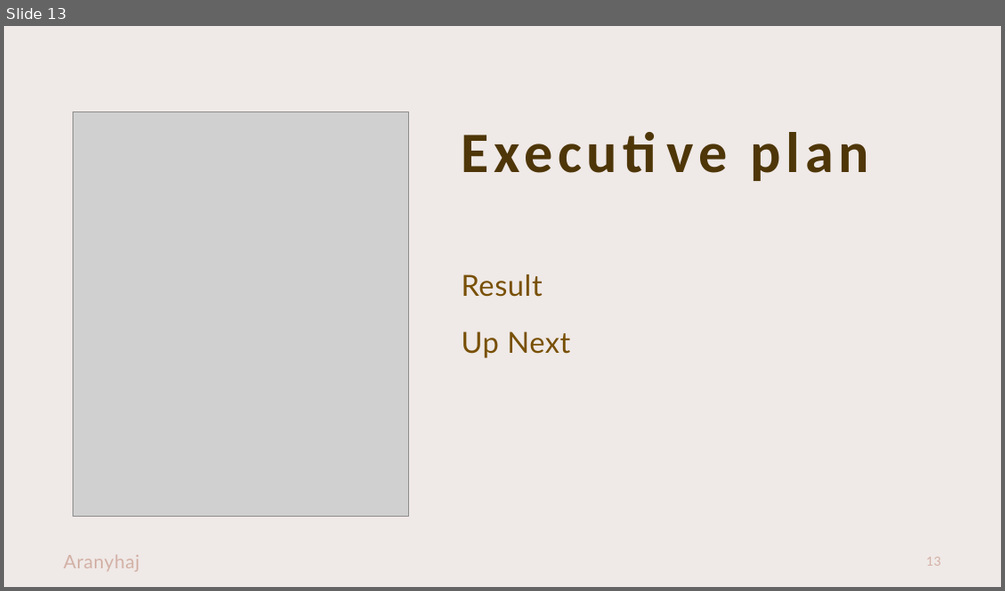
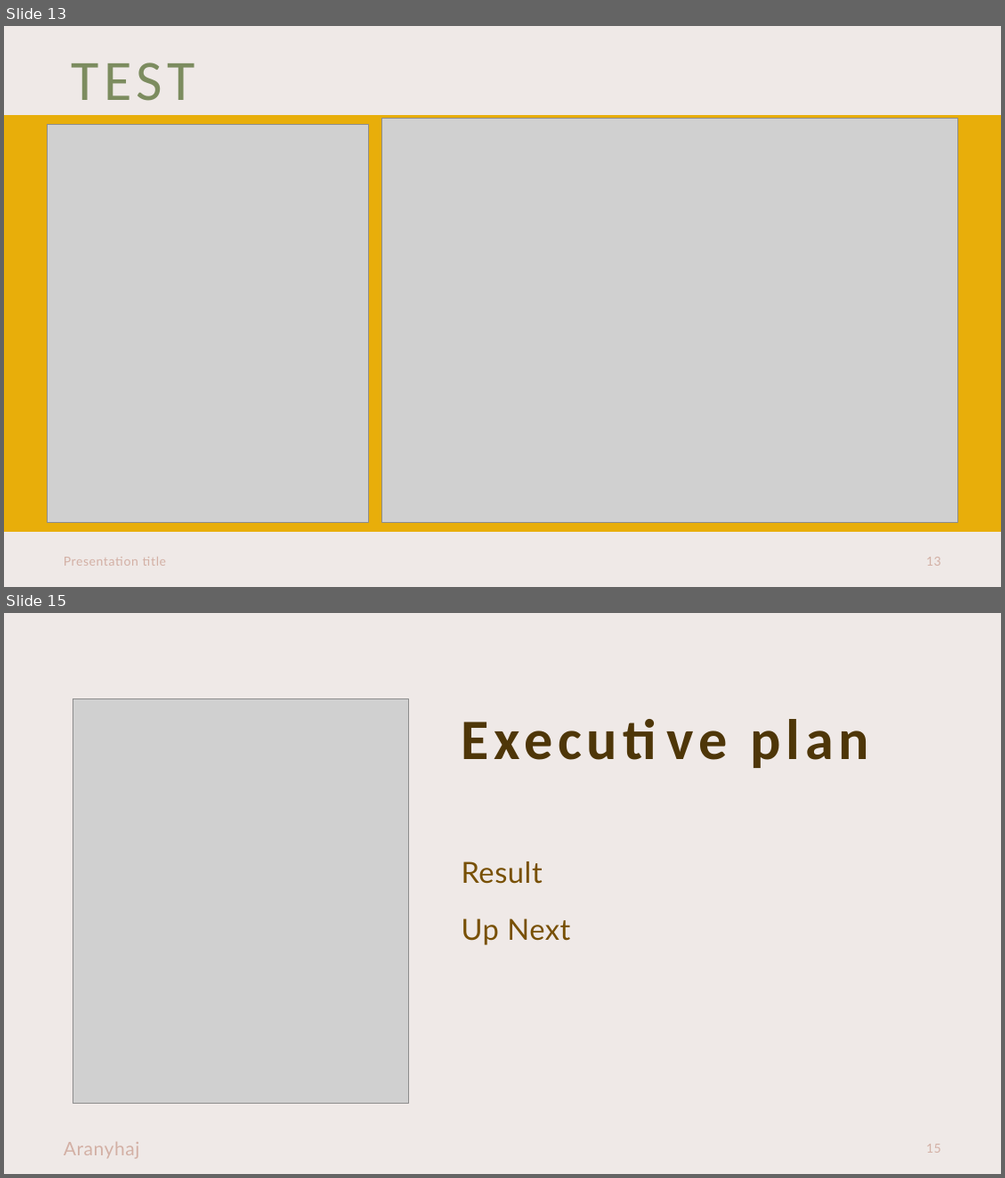
Before and after one commit to UraiZoe/Mestermunka, a slide deck: Presentation.pptx. Shown one above the other, each under a label of ours: slide 13 before the commit, slides 13 and 15 after it; the slides between them are not shown. The pictures are 1005x591 and 1005x1178 pixels, drawn with LibreOffice and Linux fonts; fonts in the diff are those of the drawing; grey boxes stand for pictures. Boxes give left, top, right and bottom in pixels: in the first picture for what was removed or moved away, otherwise in the second. Text is boxed around its words. In the diff, an @@ line names an element or a change of style, - is before the commit and + after.

```diff
--- a/Presentation.pptx
+++ b/Presentation.pptx
@@ slide 13 added at <box>4,26,1001,587</box>, background #EFE9E7 @@
@@ title added at <box>71,62,194,101</box>, 55 pt, text #7C8C5F @@
+TEST
@@ rectangle added at <box>4,116,1001,531</box>, fill #E8AE0A, outline #E8AE0A 1 pt @@
@@ picture added at <box>48,125,368,523</box> @@
@@ picture added at <box>381,118,957,522</box> @@
@@ text added at <box>64,556,166,565</box>, 12 pt, text #D3B0A5 @@
+Presentation title
@@ page number added at <box>926,556,941,565</box>, 12 pt, text #D3B0A5 @@
+13
@@ what was slide 13 is now slide 15 @@
@@ page number at <box>926,1143,941,1152</box>: text changed @@
-13
+15
```
Also in this commit, not shown: 1 slide changed, 1 other slide added, 1 other file.
